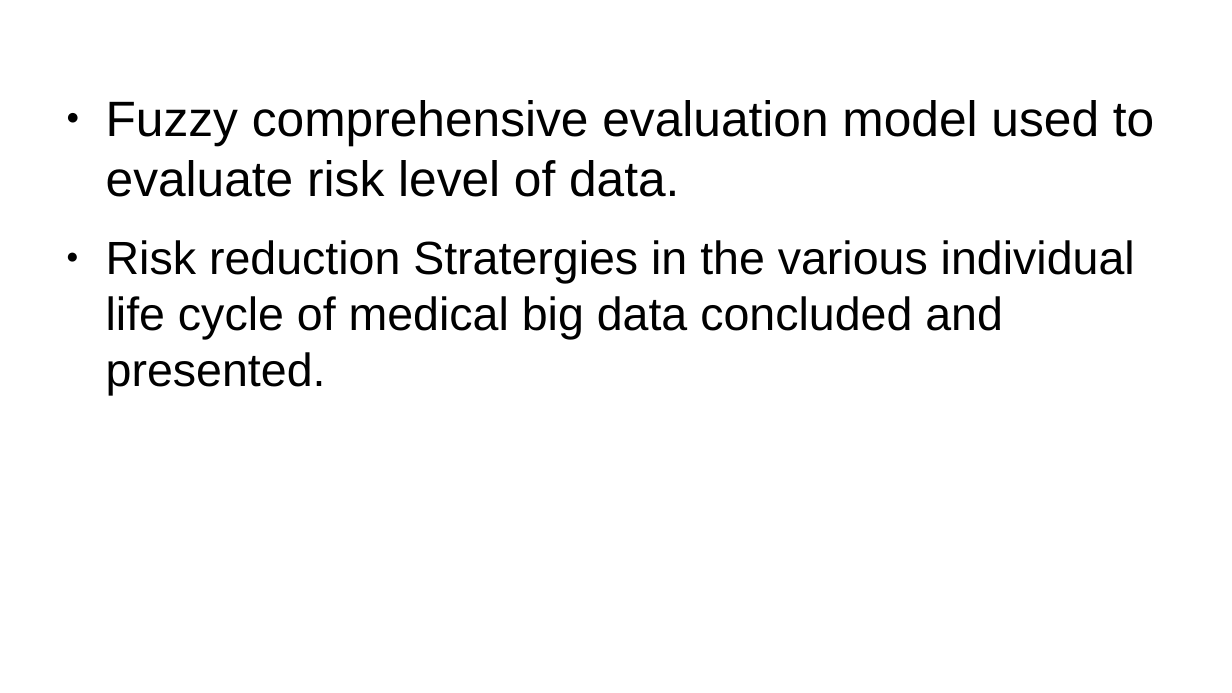
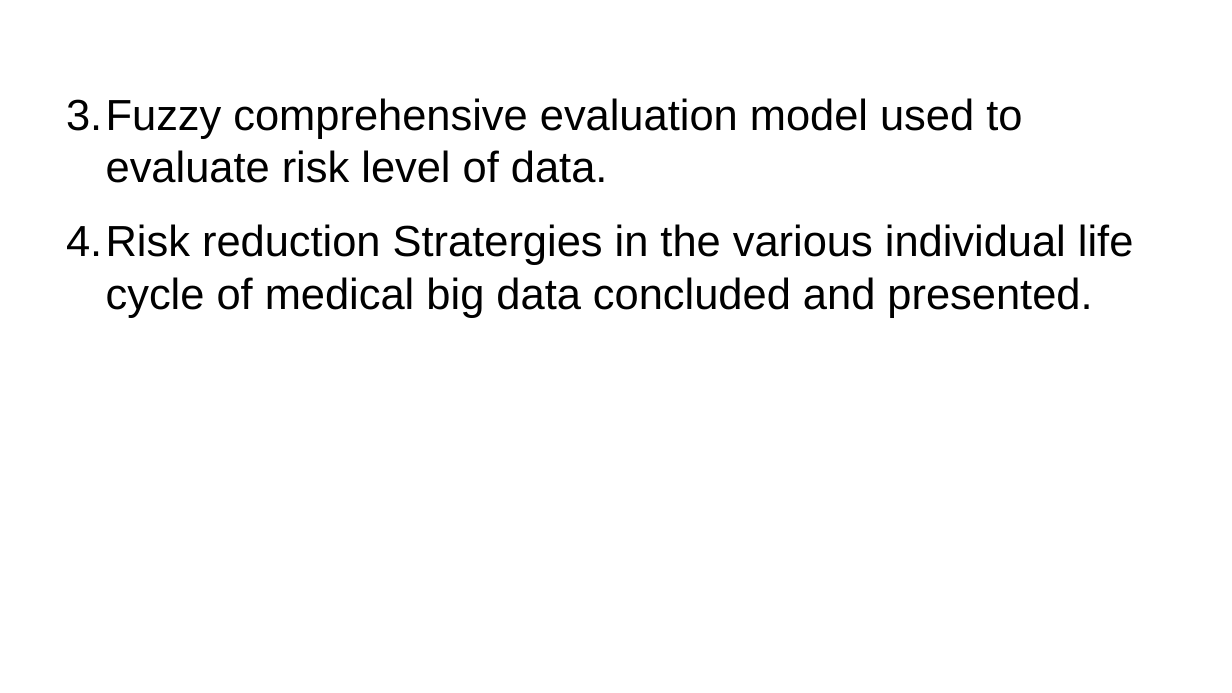
Before and after one commit to alfinwilliam/S5MCA_Seminar_Report, a slide deck: slide 9 of seminar.odp. Drawn at 1232x693 pixels with LibreOffice and Linux fonts; fonts in the diff are those of the drawing; background and template pictures are left out. Boxes give left, top, right and bottom in pixels: in the first picture for what was removed or moved away, otherwise in the second. Text is boxed around its words. In the diff, an @@ line names an element or a change of style, - is before the commit and + after.

```diff
--- a/seminar.odp
+++ b/seminar.odp
@@ text "Fuzzy comprehensive evaluation model used ..." at [66,98,1134,318]: size 32 to 28 pt in "Fuzzy comprehensive evaluation model used to evaluate ..."; size 30 to 28 pt in "Risk reduction Stratergies in the various individual ..."; bullet ● to 1. @@
```
Also in this commit, not shown: 7 other slides changed, 15 slides added.
